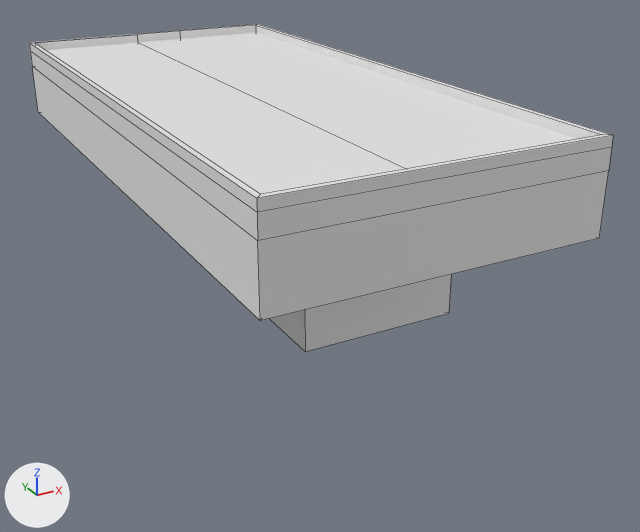
One commit to the FBX model Ecm/Assets/ECM/FBX/Batiments/batiment8.fbx: the scene before it, then after it.
Both versions are drawn from a camera (50 mm lens) standing at (-6.5, -397.2, 14.1) and looking at (15.0, -358.1, -5.4). The lights are fixed; the arrows at lower left show +X, +Y and +Z. Mesh edges are drawn as thin lines. Where no turn or scale is listed for an object, it has been applied to the vertices.

Names of what the first picture shows: 'batiment7_level-8_wall', 'batiment8_level0_wall', 'batiment8_level1_floor'.
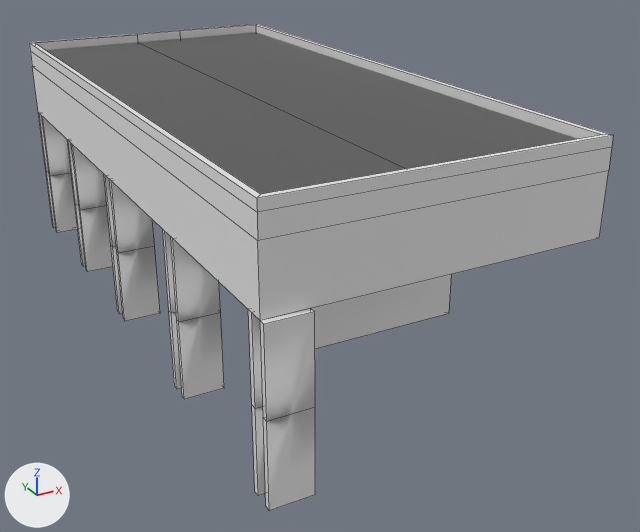
Changed parts and their boxes (x1, y1, x2, y2) in the pictures (640 x 532 px):
'batiment8_level1_floor', recoloured (white to grey)
    both: (46, 32, 577, 194)
'batiment8_level-2_wall', added
    after: (38, 113, 451, 511)
'batiment7_level-8_wall', deleted
    before: (269, 274, 451, 351)

Edits to the bpy script that builds the scene:
```text
Add mat_toit:
    mat_toit = principled_material('toit')
    mat_toit.base_color = (0.102, 0.102, 0.102)  # dark grey #5a5a5a
    mat_toit.roughness = 0.553
Change me_plane_080:
    where me_plane_080.from_pydata(...)  # 6 vertices, 2 faces; spans x 0.0..16.0, y -34.0..0.0, z 0.0
    remove me_plane_080.materials.append(mat_sol)  # white #e7e7e7
    add me_plane_080.materials.append(mat_toit)  # dark grey #5a5a5a
Add me_plane_102:
    me_plane_102.from_pydata(...)  # 136 vertices, 126 faces; spans x -16.0..0.0, y -34.3..0.0, z 0.0..8.0
    me_plane_102.materials.append(mat_mur)  # white #e7e7e7
Remove ob_batiment7_level_8_wall:
    ob_batiment7_level_8_wall = bpy.data.objects.new('batiment7_level-8_wall', me_plane_085)
    ob_batiment7_level_8_wall.location = (21.0, -338.0, -8.0)
Add ob_batiment8_level_2_wall:
    ob_batiment8_level_2_wall = bpy.data.objects.new('batiment8_level-2_wall', me_plane_102)
    ob_batiment8_level_2_wall.location = (21.0, -338.0, -8.0)
```
